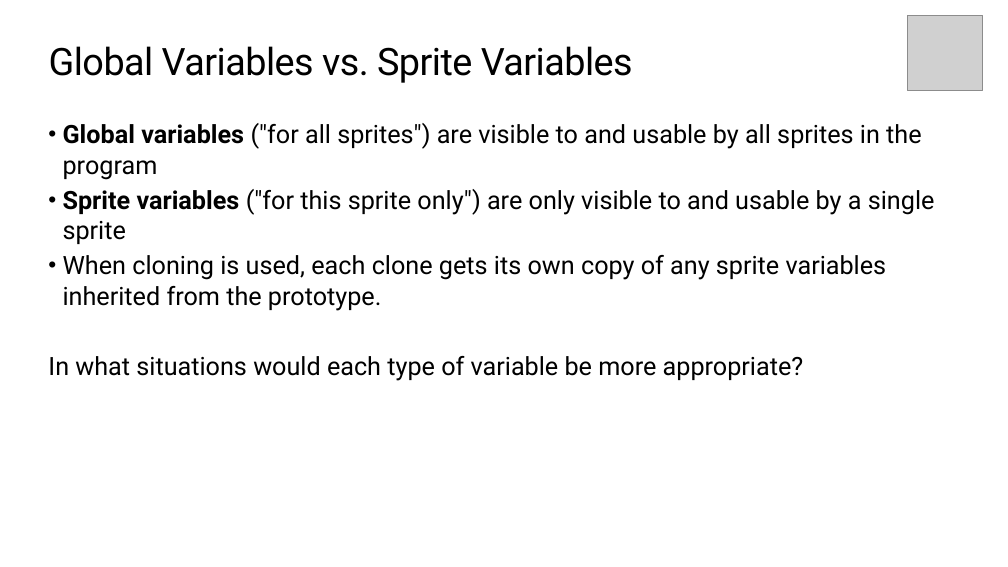
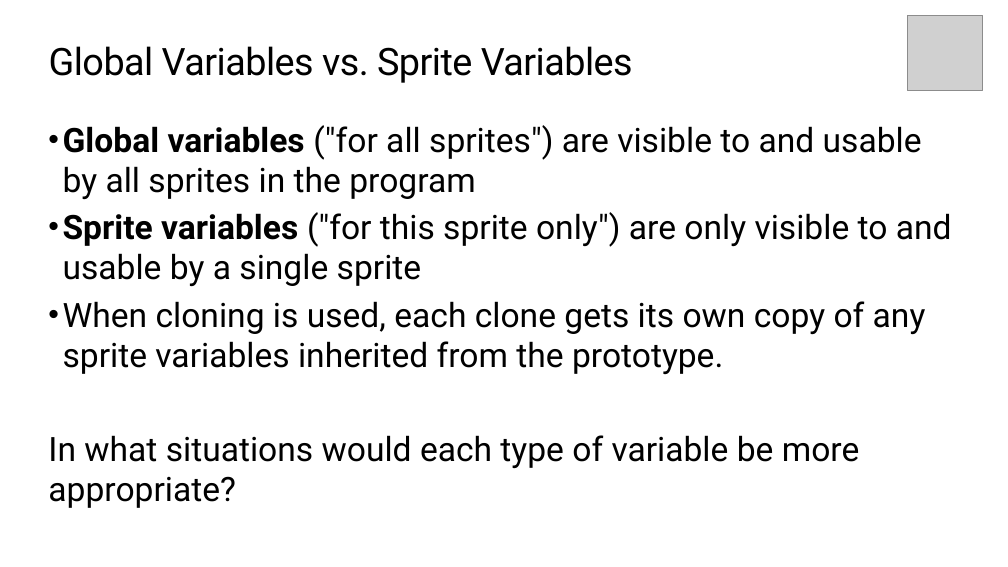
Before and after one commit to TEALSK12/introduction-to-computer-science, a slide deck: slide 6 of docs/slidedecks/TEALS SNAP 5.3.pptx. Drawn at 1008x567 pixels with LibreOffice and Linux fonts; fonts in the diff are those of the drawing; grey boxes stand for pictures; background and template pictures are left out. Boxes give left, top, right and bottom in pixels: in the first picture for what was removed or moved away, otherwise in the second. Text is boxed around its words. In the diff, an @@ line names an element or a change of style, - is before the commit and + after.

```diff
--- a/docs/slidedecks/TEALS SNAP 5.3.pptx
+++ b/docs/slidedecks/TEALS SNAP 5.3.pptx
@@ text "Global variables ("for all sprites") ..." at <box>48,125,952,508</box>: size 24 to 32 pt; more space between paragraphs @@
```
Also in this commit, not shown: 4 other slides changed, 5 other files.
